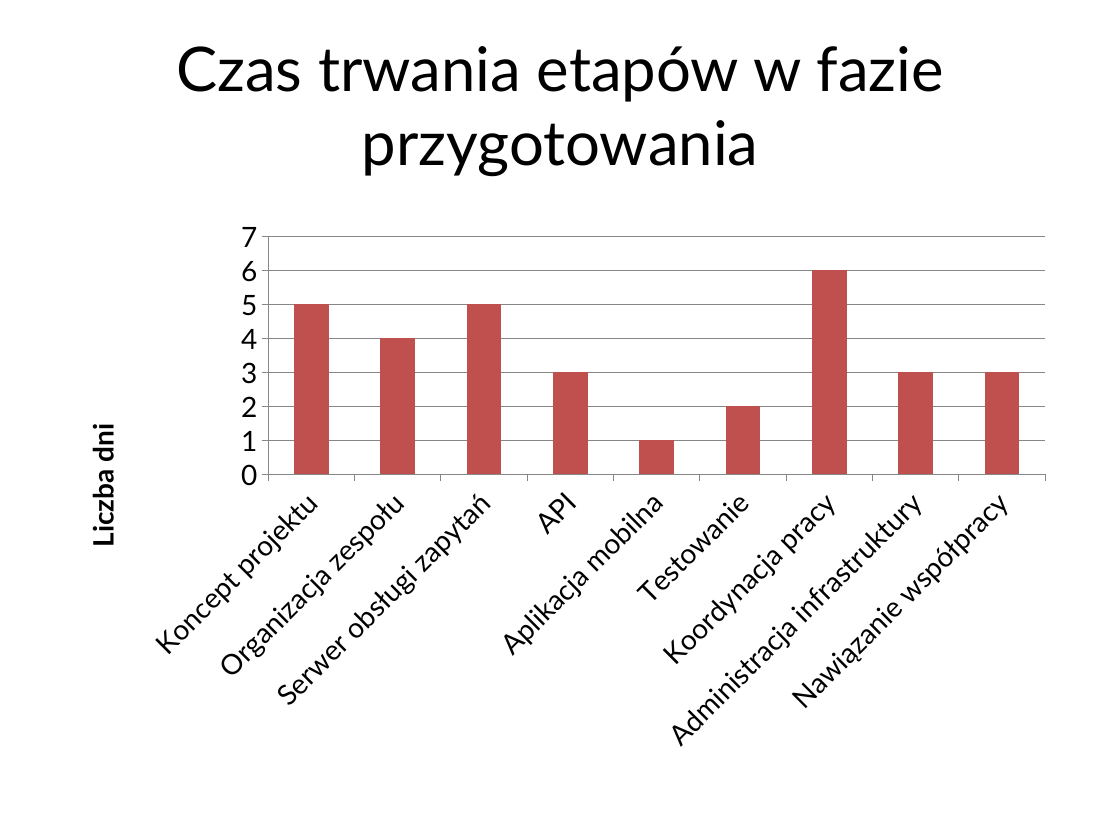
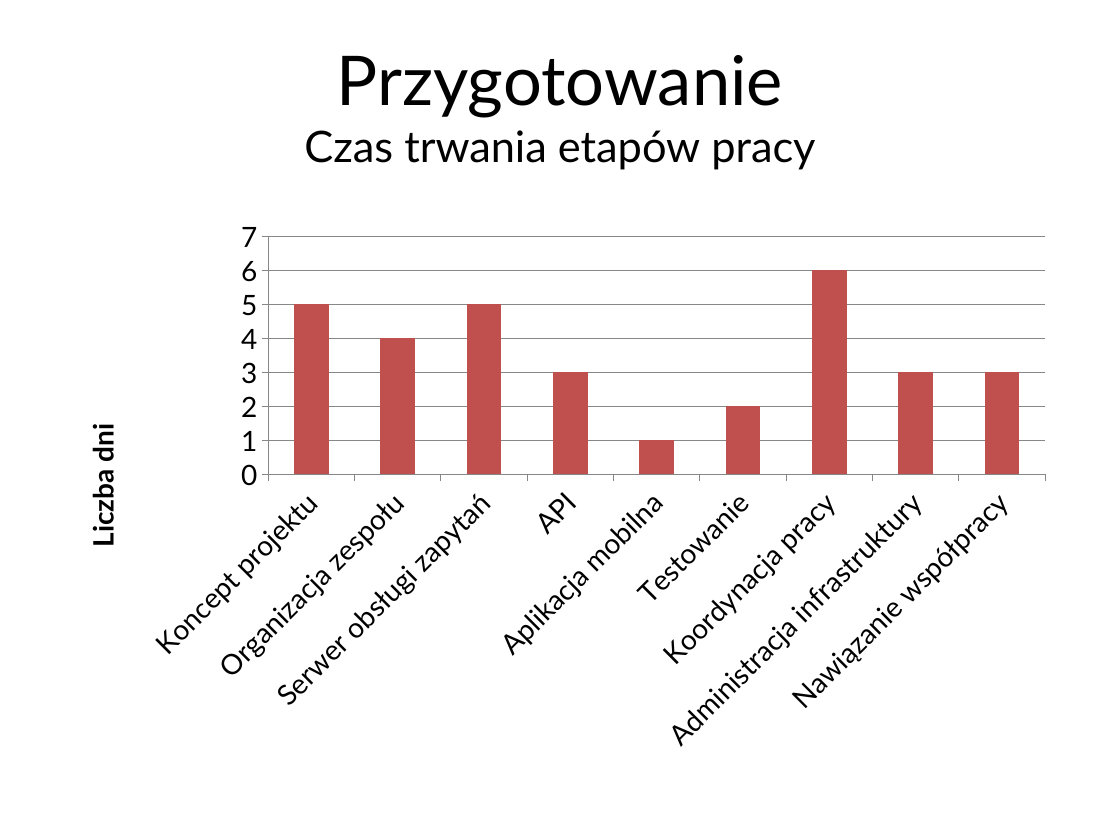
Before and after one commit to student-tomasz/ppit-prowadzenie-concerto, a slide deck: slide 17 of Obrona/Prezentacja.pptx. Drawn at 1120x840 pixels with LibreOffice and Linux fonts; fonts in the diff are those of the drawing; background and template pictures are left out. Boxes give left, top, right and bottom in pixels: in the first picture for what was removed or moved away, otherwise in the second. Text is boxed around its words. In the diff, an @@ line names an element or a change of style, - is before the commit and + after.

Commit message:
Dodaj poprawki do prezentacji harmonogramu pracy

```diff
--- a/Obrona/Prezentacja.pptx
+++ b/Obrona/Prezentacja.pptx
@@ title at [304,55,815,170]: text changed; size 39.6 to 27.9 pt @@
-Czas trwania etapów w fazie przygotowania
+Przygotowanie
+Czas trwania etapów pracy
```
Also in this commit, not shown: 11 other slides changed, 3 slides added, 3 slides removed.
